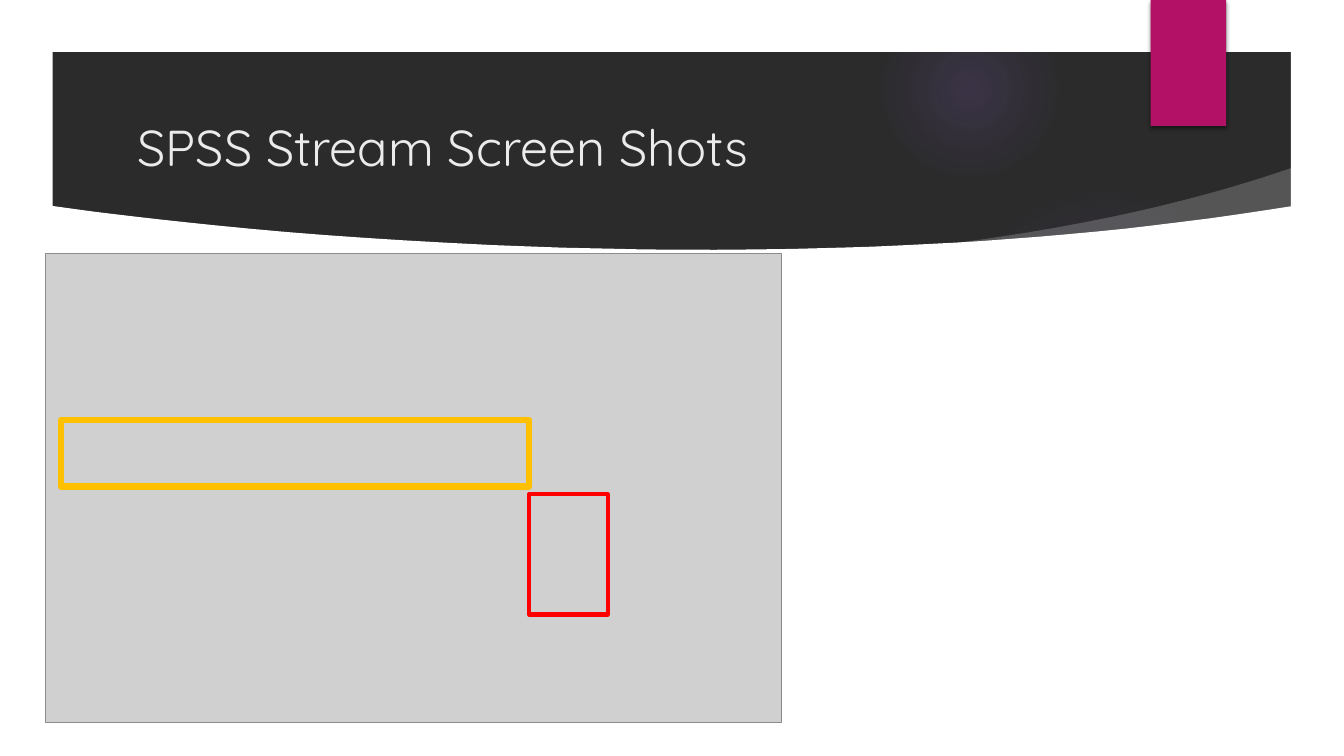
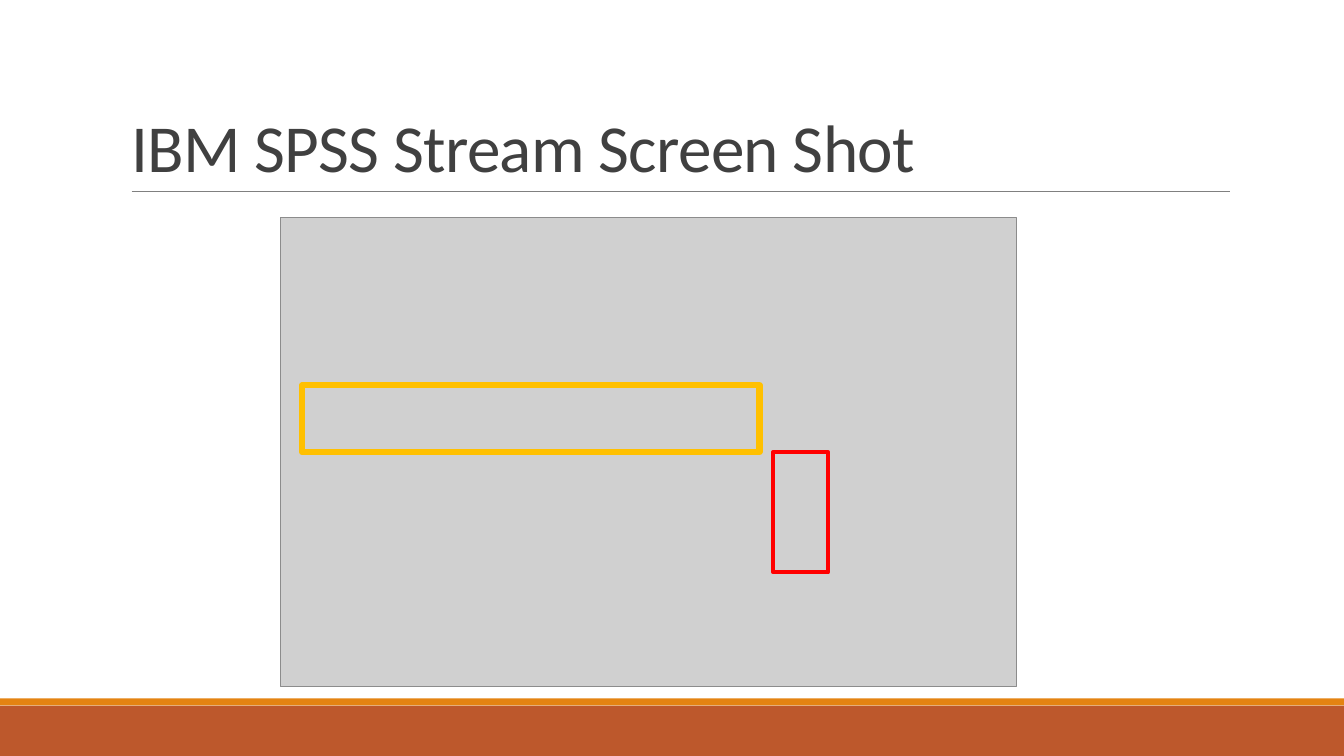
Before and after one commit to GregSimpson/SupportVectorMachine-CancerClassification, a slide deck: slide 9 of docs/gsimpson-CapstonePresentation.pptx (slide 8 before the commit). Drawn at 1344x756 pixels with LibreOffice and Linux fonts; fonts in the diff are those of the drawing; grey boxes stand for pictures; background and template pictures are left out; a plain dark background stands for a picture behind light text. Boxes give left, top, right and bottom in pixels: in the first picture for what was removed or moved away, otherwise in the second. Text is boxed around its words. In the diff, an @@ line names an element or a change of style, - is before the commit and + after.

```diff
--- a/docs/gsimpson-CapstonePresentation.pptx
+++ b/docs/gsimpson-CapstonePresentation.pptx
@@ background picture (left out) to #FFFFFF @@
@@ group removed at (x1=0, y1=0, x2=1344, y2=756): 5 ellipses, 3 freeform shapes @@
@@ rectangle removed at (x1=1150, y1=0, x2=1226, y2=126) @@
@@ title "IBM SPSS Stream Screen Shot" at (x1=131, y1=125, x2=915, y2=173): vertical alignment middle to bottom @@
@@ title at (x1=131, y1=125, x2=915, y2=173): text changed; size 36 to 48 pt; font Quicksand to Calibri; text colour #EBEBEB to #404040 @@
-SPSS Stream Screen Shots
+IBM SPSS Stream Screen Shot
@@ line added from (132, 192) to (1231, 192), #808080 0.5 pt @@
@@ picture moved from (x1=45, y1=253, x2=781, y2=722) to (x1=280, y1=218, x2=1016, y2=687) @@
@@ rectangle resized from (x1=62, y1=419, x2=529, y2=486) to (x1=302, y1=385, x2=760, y2=452) @@
@@ rectangle resized from (x1=529, y1=494, x2=608, y2=614) to (x1=773, y1=453, x2=828, y2=573) @@
@@ rectangle added at (x1=0, y1=706, x2=1344, y2=756), fill #BD582C @@
@@ rectangle added at (x1=0, y1=699, x2=1344, y2=706), fill #E48312 @@
```
Also in this commit, not shown: 10 other slides changed, 2 slides added, 1 slide removed, 3 other files.
